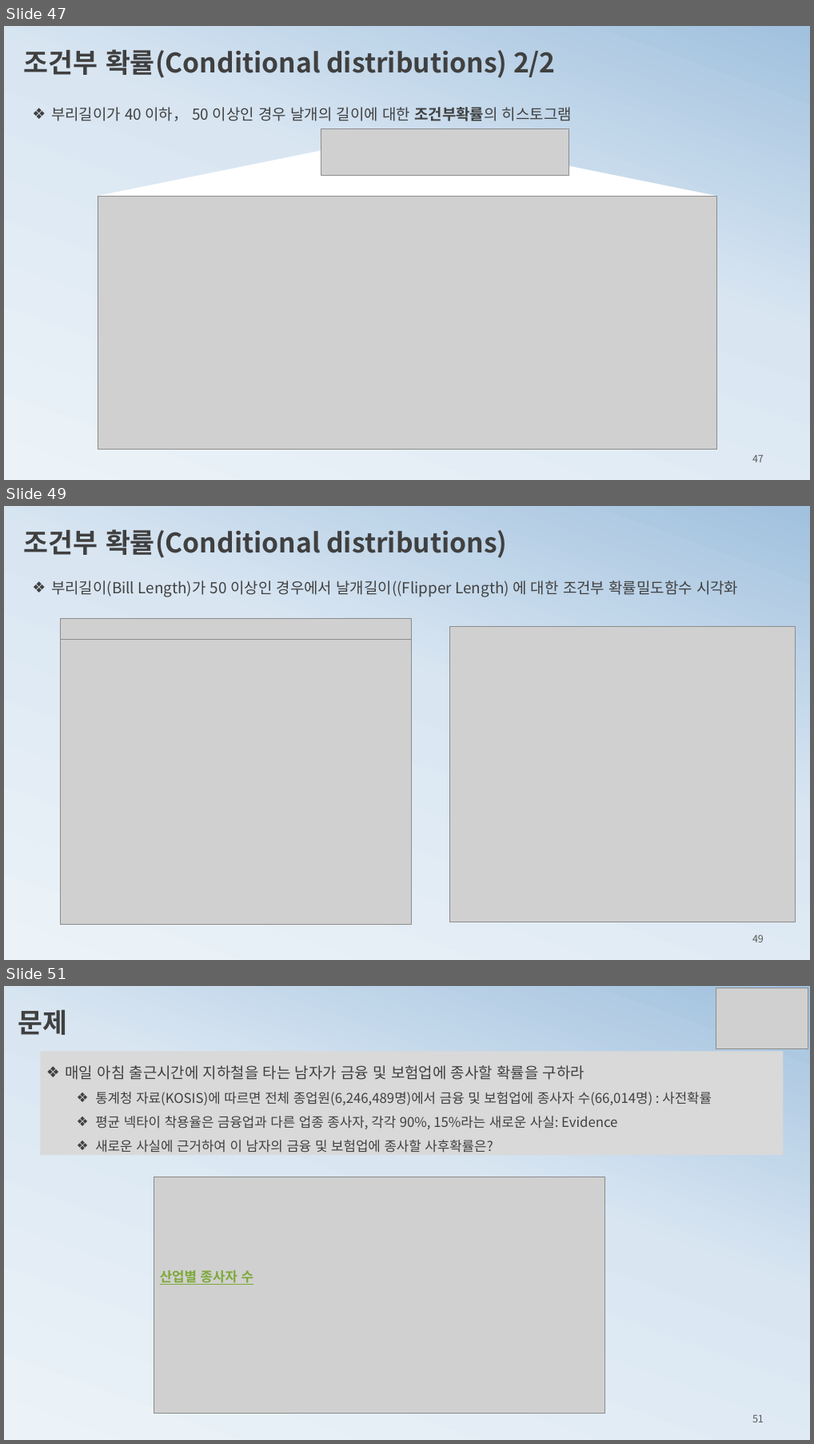
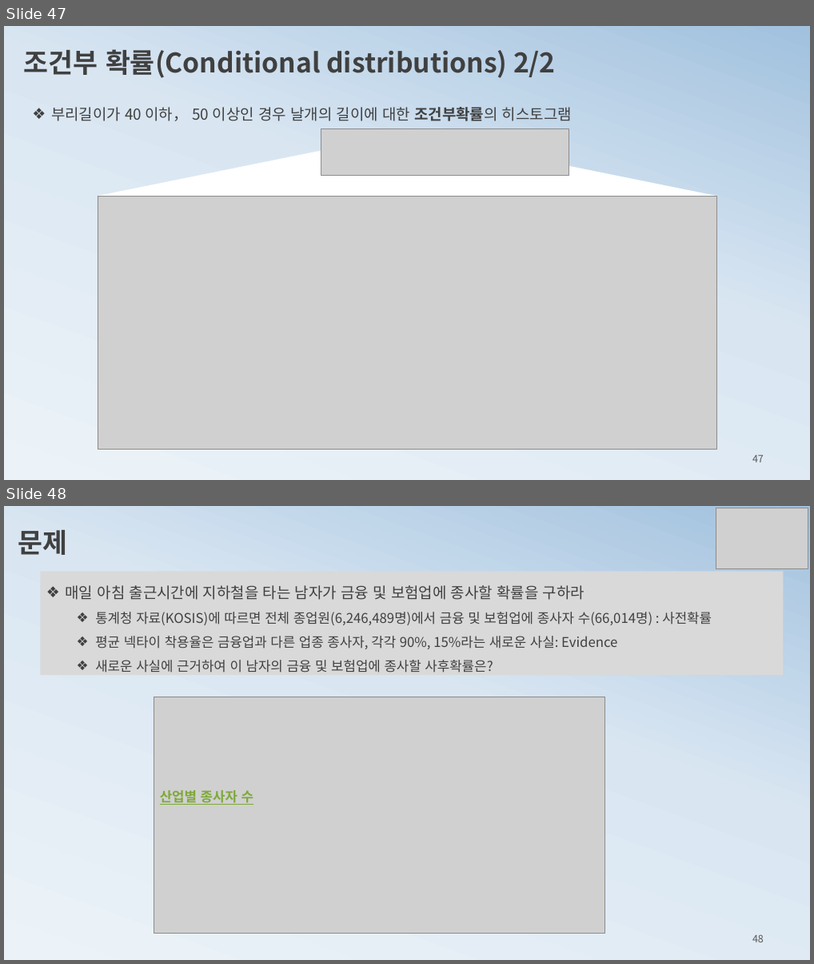
Before and after one commit to ancestor9/mathematics-for-machine-learning, a slide deck: 3_probability theory for machine learning.pptx. Shown one above the other, each under a label of ours: slides 47, 49 and 51 before the commit, slides 47 and 48 after it; the slides between them are not shown. The pictures are 814x1444 and 814x964 pixels, drawn with LibreOffice and Linux fonts; fonts in the diff are those of the drawing; grey boxes stand for pictures. Boxes give left, top, right and bottom in pixels: in the first picture for what was removed or moved away, otherwise in the second. Text is boxed around its words. In the diff, an @@ line names an element or a change of style, - is before the commit and + after.

```diff
--- a/3_probability theory for machine learning.pptx
+++ b/3_probability theory for machine learning.pptx
@@ slide 49 removed at [4,506,810,960], background gradient #ECF3F8 to #D9E6F2 to #A1C1DE @@
@@ text removed at [24,529,507,558] @@
-조건부 확률(Conditional distributions)
@@ text removed at [51,580,738,597] @@
-❖ 부리길이(Bill Length)가 50 이상인 경우에서 날개길이((Flipper Length) 에 대한 조건부 확률밀도함수 시각화
@@ picture removed at [61,619,412,640] @@
@@ picture removed at [61,626,412,924] @@
@@ picture removed at [450,626,795,922] @@
@@ page number removed at [753,934,764,942] @@
-49
@@ what was slide 51 is now slide 48 @@
@@ page number at [753,934,764,942]: text changed @@
-51
+48
```
Also in this commit, not shown: 1 slide changed, 1 slide added, 3 other slides removed.
